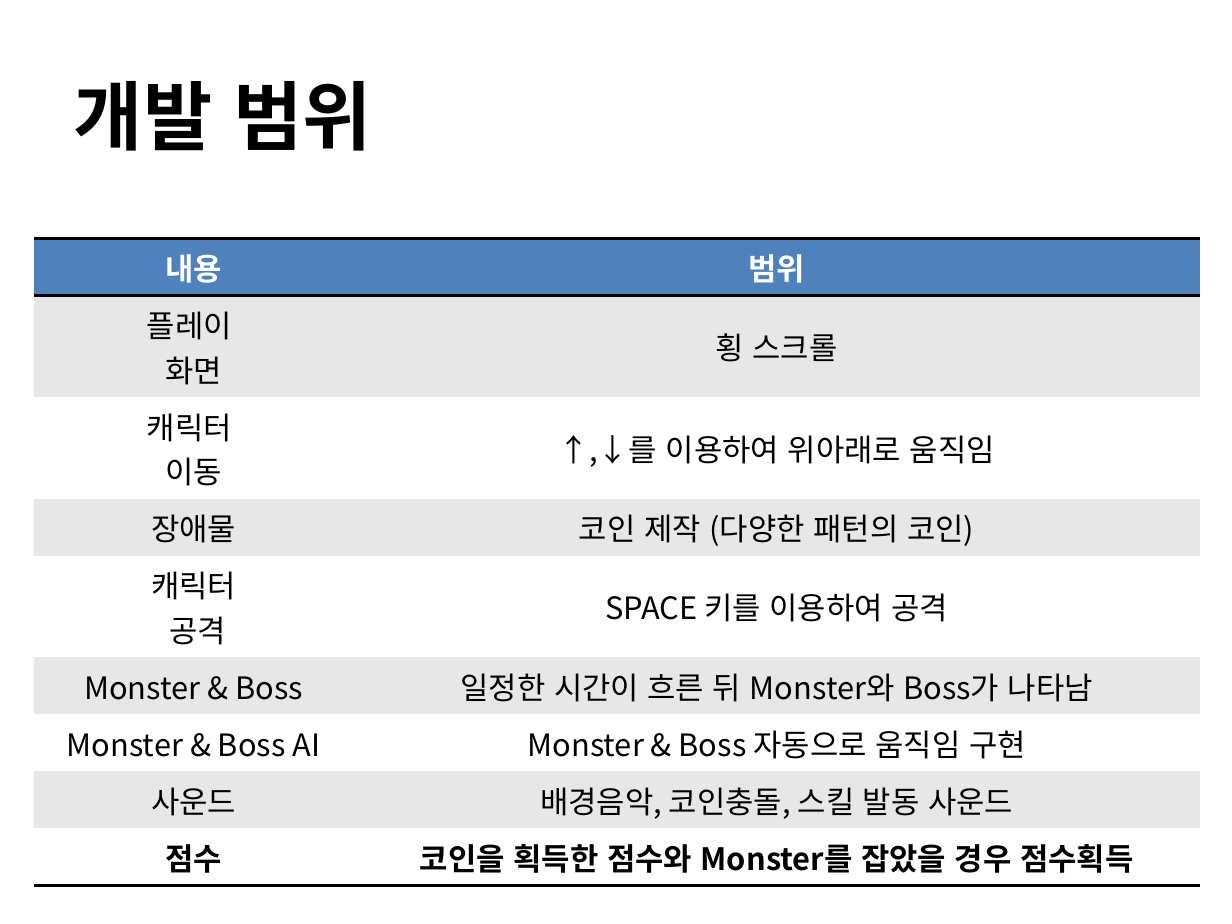
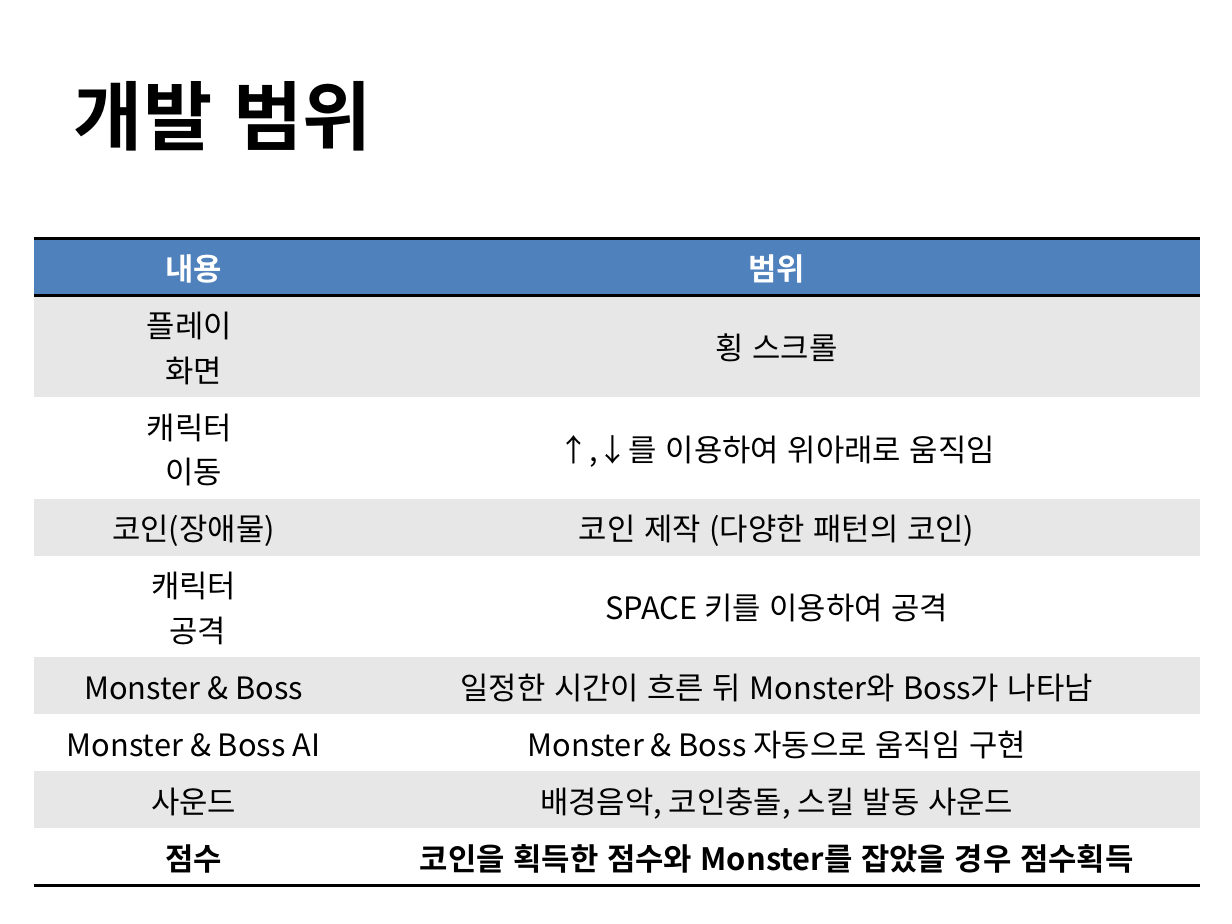
Before and after one commit to hwawonhan/2dgp, a slide deck: slide 3 of ppt/project_2.pptx. Drawn at 1232x924 pixels with LibreOffice and Linux fonts; fonts in the diff are those of the drawing; background and template pictures are left out. Boxes give left, top, right and bottom in pixels: in the first picture for what was removed or moved away, otherwise in the second. Text is boxed around its words. In the diff, an @@ line names an element or a change of style, - is before the commit and + after.

Commit message:
ppt수정

```diff
--- a/ppt/project_2.pptx
+++ b/ppt/project_2.pptx
@@ table at [34,239,1200,877] @@
-row 4, column 1: 장애물
+row 4, column 1: 코인(장애물)
```
